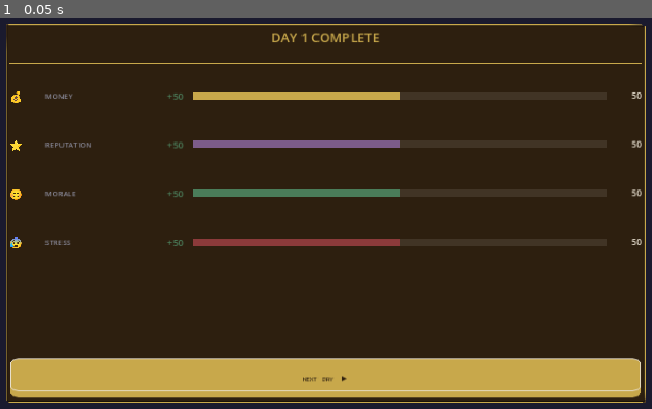
Above: before the commit, frame 1.
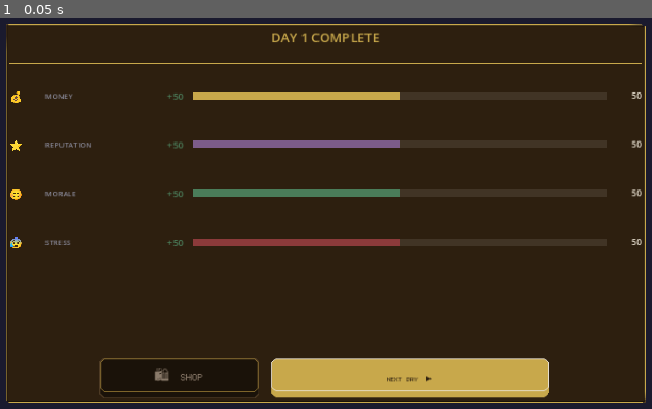
Above: after the commit, the same moment.

Repository: HPSTokki/BizLearn
Game: Godot game, scene res://scenes/analytics_scene.tscn
Two runs of this game, one before a commit and one after it. Both use one fixed random seed, a clock stepped at 60 frames per second and the inputs below. This scene is started directly instead of the project's main scene.
Inputs:
- Up to frame 1 (0.05 s): no input

The runs differ from the first frame. In frame 1, 5.7% of the frame differs, in the area x 1-99%, y 86-98%.

Commit message:
BIZLEARN UPDATE BETA v0.3.1, ADDED SHOP AND INVENTORY

Diff:
--- /dev/null
+++ b/data/items.json
@@ -0,0 +1,146 @@
+{
+  "items": [
+	{
+	  "id":          "double_shot",
+	  "name":        "Double Shot",
+	  "description": "Extra caffeine keeps you sharp. Start the day with boosted morale and reduced stress.",
+	  "icon":        "☕",
+	  "price":       15,
+	  "uses":        1,
+	  "trigger":     "passive",
+	  "effects": {
+		"morale": 10,
+		"stress": -15
+	  },
+	  "available_from_day": 1
+	},
+	{
+	  "id":          "staff_checklist",
+	  "name":        "Staff Checklist",
+	  "description": "A structured approach to daily operations boosts your reputation from the start.",
+	  "icon":        "📋",
+	  "price":       20,
+	  "uses":        1,
+	  "trigger":     "passive",
+	  "effects": {
+		"reputation": 10,
+		"morale":     5
+	  },
+	  "available_from_day": 1
+	},
+	{
+	  "id":          "stress_relief",
+	  "name":        "Stress Relief Kit",
+	  "description": "Take a moment to breathe. Significantly reduces accumulated stress before the day begins.",
+	  "icon":        "😌",
+	  "price":       20,
+	  "uses":        1,
+	  "trigger":     "passive",
+	  "effects": {
+		"stress": -25
+	  },
+	  "available_from_day": 1
+	},
+	{
+	  "id":          "market_report",
+	  "name":        "Market Report",
+	  "description": "Knowing the market gives you a financial edge heading into the day.",
+	  "icon":        "📊",
+	  "price":       25,
+	  "uses":        1,
+	  "trigger":     "passive",
+	  "effects": {
+		"money": 15
+	  },
+	  "available_from_day": 2
+	},
+	{
+	  "id":          "loyalty_card",
+	  "name":        "Loyalty Program",
+	  "description": "A pre-built loyalty system gives your reputation an immediate boost.",
+	  "icon":        "🤝",
+	  "price":       30,
+	  "uses":        1,
+	  "trigger":     "passive",
+	  "effects": {
+		"reputation": 15,
+		"money":      -5
+	  },
+	  "available_from_day": 2
+	},
+	{
+	  "id":          "team_lunch",
+	  "name":        "Team Lunch",
+	  "description": "Treating your team before the day starts sets an incredible tone for everyone.",
+	  "icon":        "🍱",
+	  "price":       25,
+	  "uses":        1,
+	  "trigger":     "passive",
+	  "effects": {
+		"morale": 20,
+		"stress": -10
+	  },
+	  "available_from_day": 2
+	},
+	{
+	  "id":          "business_book",
+	  "name":        "Business Strategy Book",
+	  "description": "Fresh insights from overnight reading give all your stats a small boost.",
+	  "icon":        "📖",
+	  "price":       35,
+	  "uses":        1,
+	  "trigger":     "passive",
+	  "effects": {
+		"money":      5,
+		"reputation": 5,
+		"morale":     5,
+		"stress":     -5
+	  },
+	  "available_from_day": 3
+	},
+	{
+	  "id":          "crisis_manual",
+	  "name":        "Crisis Manual",
+	  "description": "Preparation for the worst keeps stress low even when things get difficult.",
+	  "icon":        "🚨",
+	  "price":       40,
+	  "uses":        1,
+	  "trigger":     "passive",
+	  "effects": {
+		"stress":     -30,
+		"reputation": 5
+	  },
+	  "available_from_day": 3
+	},
+	{
+	  "id":          "premium_coffee",
+	  "name":        "Premium Blend",
+	  "description": "Serving premium coffee elevates your reputation significantly but costs more.",
+	  "icon":        "🫘",
+	  "price":       45,
+	  "uses":        1,
+	  "trigger":     "passive",
+	  "effects": {
+		"reputation": 20,
+		"money":      -10
+	  },
+	  "available_from_day": 4
+	},
+	{
+	  "id":          "investor_meeting",
+	  "name":        "Investor Prep Kit",
+	  "description": "Walking into day 5 fully prepared for big decisions gives every stat a meaningful boost.",
+	  "icon":        "💼",
+	  "price":       50,
+	  "uses":        1,
+	  "trigger":     "passive",
+	  "effects": {
+		"money":      10,
+		"reputation": 10,
+		"morale":     10,
+		"stress":     -10
+	  },
+	  "available_from_day": 5
+	}
+  ]
+}
--- /dev/null
+++ b/scenes/shop_scene.tscn
@@ -0,0 +1,6 @@
+[gd_scene format=3 uid="uid://bg2dnccfv68gj"]
+
+[ext_resource type="Script" uid="uid://c7u178vvgxylx" path="res://scripts/shop_scene.gd" id="1_r1uou"]
+
+[node name="ShopScene" type="Node2D" unique_id=962023095]
+script = ExtResource("1_r1uou")
--- a/scripts/DialogueManager.gd
+++ b/scripts/DialogueManager.gd
@@ -44,6 +44,144 @@
 var permanent_consequences: Array = []  # Phase 2D hook
 
 const SAVE_PATH = "user://savegame.cfg"
+
+# =========================================
+# ITEM / GOLD SYSTEM — add to STATE section
+# =========================================
+var gold:           int        = 50
+var inventory:      Array      = []  # list of item ids
+var items_data:     Array      = []  # loaded from items.json
+var items_used_today: Array    = []  # reset each day
+
+const GOLD_DAY_COMPLETE_BONUS  = 10
+const GOLD_GOOD_CHOICE         = 20
+const GOLD_NEUTRAL_CHOICE      = 10
+const GOLD_POOR_CHOICE         = 3
+
+# =========================================
+# ITEM LOADING
+# =========================================
+func load_items() -> void:
+	var path = "res://data/items.json"
+	var file = FileAccess.open(path, FileAccess.READ)
+	if file == null:
+		push_error("DialogueManager: Could not load items.json")
+		return
+	var json  = JSON.new()
+	var error = json.parse(file.get_as_text())
+	file.close()
+	if error != OK:
+		push_error("DialogueManager: items.json parse error")
+		return
+	items_data = json.get_data().get("items", [])
+	print("DialogueManager: Loaded ", items_data.size(), " items")
+
+func get_items_data() -> Array:
+	return items_data
+
+func get_available_items() -> Array:
+	# Returns items available for current day
+	# that player has not already purchased
+	return items_data.filter(func(item):
+		return item.get("available_from_day", 1) <= current_day \
+			and not inventory.has(item.get("id", ""))
+	)
+
+func get_inventory() -> Array:
+	return inventory
+
+func get_gold() -> int:
+	return gold
+
+# =========================================
+# GOLD EARNING
+# =========================================
+func earn_gold_from_choice(choice: Dictionary) -> void:
+	var gold_earned = choice.get("gold", GOLD_NEUTRAL_CHOICE)
+	gold += gold_earned
+	print("DialogueManager: Earned ", gold_earned, " gold. Total: ", gold)
+
+func _award_day_complete_bonus() -> void:
+	gold += GOLD_DAY_COMPLETE_BONUS
+	print("DialogueManager: Day complete bonus +", GOLD_DAY_COMPLETE_BONUS, " gold")
+
+# =========================================
+# SHOP SYSTEM
+# =========================================
+func buy_item(item_id: String) -> bool:
+	# Find item
+	var item = _get_item_by_id(item_id)
+	if item.is_empty():
+		push_error("DialogueManager: Item not found " + item_id)
+		return false
+
+	# Check already owned
+	if inventory.has(item_id):
+		push_warning("DialogueManager: Already own " + item_id)
+		return false
+
+	# Check gold
+	var price = item.get("price", 0)
+	if gold < price:
+		push_warning("DialogueManager: Not enough gold")
+		return false
+
+	# Purchase
+	gold -= price
+	inventory.append(item_id)
+	save_game()
+	print("DialogueManager: Bought ", item_id, " for ", price, " gold")
+	return true
+
+
+func apply_inventory_items() -> void:
+	# Called at start of each day
+	# Applies all passive items in inventory
+	items_used_today = []
+	for item_id in inventory:
+		var item = _get_item_by_id(item_id)
+		if item.is_empty():
+			continue
+		if item.get("trigger", "passive") == "passive":
+			_apply_item_effects(item)
+			items_used_today.append(item_id)
+
+	# Remove used items from inventory
+	for used_id in items_used_today:
+		inventory.erase(used_id)
+
+	if items_used_today.size() > 0:
+		print("DialogueManager: Applied ", items_used_today.size(), " items")
+		save_game()
+
+
+func _apply_item_effects(item: Dictionary) -> void:
+	var effects = item.get("effects", {})
+	for stat_name in effects.keys():
+		if not stats.has(stat_name):
+			continue
+		var new_value = clamp(
+			stats[stat_name] + effects[stat_name],
+			STAT_MIN,
+			STAT_MAX
+		)
+		stats[stat_name] = new_value
+		emit_signal("stats_changed", stat_name, new_value)
+	print("DialogueManager: Applied item ", item.get("name", ""))
+
+
+func _get_item_by_id(item_id: String) -> Dictionary:
+	for item in items_data:
+		if item.get("id", "") == item_id:
+			return item
+	return {}
+
+# =========================================
+# READY
+# =========================================
+
+func _ready() -> void:
+	load_items()
 
 # =========================================
 # SAVE / LOAD
@@ -56,14 +194,13 @@
 		"stats":                  stats,
 		"used_random_events":     used_random_events,
 		"permanent_consequences": permanent_consequences,
+		"gold":                   gold,        # ← ADD
+		"inventory":              inventory,   # ← ADD
 	}
 	var file = FileAccess.open(SAVE_PATH, FileAccess.WRITE)
 	if file:
 		file.store_string(JSON.stringify(save_data))
 		file.close()
-		print("DialogueManager: Game saved")
-	else:
-		push_error("DialogueManager: Could not save game")
 
 
 func load_game() -> bool:
@@ -92,6 +229,8 @@
 		"morale":     50.0,
 		"stress":     50.0
 	})
+	gold                   = data.get("gold",                   50)
+	inventory              = data.get("inventory",              [])
 	used_random_events     = data.get("used_random_events",     [])
 	permanent_consequences = data.get("permanent_consequences", [])
 
@@ -147,6 +286,7 @@
 
 		var chosen: Dictionary = choices[choice_index]
 		_apply_effects(chosen.get("effects", {}))
+		earn_gold_from_choice(chosen)
 
 		var minigame = chosen.get("minigame", null)
 		if minigame != null and minigame != "null":
@@ -194,6 +334,9 @@
 	current_branch         = "normal"
 	used_random_events     = []
 	permanent_consequences = []
+	gold                   = 50
+	inventory              = []
+	items_used_today       = []
 	stats = {
 		"money":      50.0,
 		"reputation": 50.0,
@@ -312,6 +455,7 @@
 
 
 func _on_day_end() -> void:
+	_award_day_complete_bonus()
 	var deltas = _calculate_stat_deltas()
 	current_branch = _decide_branch()
 	emit_signal("day_ended", current_day, deltas)
--- a/scripts/analytics_scene.gd
+++ b/scripts/analytics_scene.gd
@@ -52,6 +52,7 @@
 # =========================================
 # BUILD
 # =========================================
+
 func _build_canvas() -> void:
 	canvas       = CanvasLayer.new()
 	add_child(canvas)
@@ -61,7 +62,6 @@
 	bg.position  = Vector2(0, 0)
 	bg.size      = get_viewport().get_visible_rect().size
 	canvas.add_child(bg)
-
 
 func _build_ui() -> void:
 	var screen_w = get_viewport().get_visible_rect().size.x
@@ -127,15 +127,30 @@
 	spacer.size_flags_vertical = Control.SIZE_EXPAND_FILL
 	vbox.add_child(spacer)
 
+	# Button row
+	var btn_center = HBoxContainer.new()
+	btn_center.alignment             = BoxContainer.ALIGNMENT_CENTER
+	btn_center.size_flags_horizontal = Control.SIZE_EXPAND_FILL
+	btn_center.add_theme_constant_override("separation", 12)
+	vbox.add_child(btn_center)
+
+	# Shop button
+	var shop_btn = GameTheme.build_button("🛍  SHOP", false)
+	shop_btn.custom_minimum_size   = Vector2(screen_w * 0.2, GameTheme.BUTTON_H)
+	shop_btn.size_flags_horizontal = Control.SIZE_SHRINK_CENTER
+	GameTheme.connect_button(shop_btn, _on_shop_pressed)
+	btn_center.add_child(shop_btn)
+
 	# Next button
 	next_button = GameTheme.build_button(
 		"SEE FINAL RESULTS" if _current_day >= TOTAL_DAYS else "NEXT DAY  ▸",
 		true,
 		11
 	)
+	next_button.custom_minimum_size   = Vector2(screen_w * 0.35, GameTheme.BUTTON_H)
+	next_button.size_flags_horizontal = Control.SIZE_SHRINK_CENTER
 	GameTheme.connect_button(next_button, _on_next_pressed)
-	vbox.add_child(next_button)
-
+	btn_center.add_child(next_button)
 
 func _build_stat_row(
 	stat_key:  String,
@@ -222,3 +237,6 @@
 	else:
 		DialogueManager.load_next_day()
 		get_tree().change_scene_to_file("res://scenes/dialogue_scene.tscn")
+
+func _on_shop_pressed() -> void:
+	get_tree().change_scene_to_file("res://scenes/shop_scene.tscn")
--- a/scripts/choices_container.gd
+++ b/scripts/choices_container.gd
@@ -86,7 +86,6 @@
 	_current_choices = []
 	visible = false
 
-
 # =========================================
 # PRIVATE
 # =========================================
@@ -117,10 +116,8 @@
 			if saved.get("vibration", true):
 				Input.vibrate_handheld(50)  # 50ms short tap
 
-
 func _on_choices_updated(_choices: Array) -> void:
 	pass
 
-
 func _on_dialogue_updated(_speaker: String, _text: String) -> void:
 	hide_choices()
--- a/scripts/dialogue_scene.gd
+++ b/scripts/dialogue_scene.gd
@@ -288,6 +288,9 @@
 # PRIVATE
 # =========================================
 func _start_dialogue() -> void:
+	# Apply inventory items at start of each day
+	DialogueManager.apply_inventory_items()
+
 	var file_name = DialogueManager.get_day_file(
 		DialogueManager.get_current_day()
 	)
--- a/scripts/main_menu.gd
+++ b/scripts/main_menu.gd
@@ -186,6 +186,10 @@
 		continue_btn = GameTheme.build_button("▸  CONTINUE", true)
 		GameTheme.connect_button(continue_btn, _on_continue_pressed)
 		top_row.add_child(continue_btn)
+	if DialogueManager.has_save():
+		var shop_btn = GameTheme.build_button("🛍  SHOP", false)
+		GameTheme.connect_button(shop_btn, _on_shop_pressed)
+		btn_container.add_child(shop_btn)
 
 	var new_game_label = "▸  NEW GAME" if DialogueManager.has_save() \
 						 else "▸  START BUSINESS"
@@ -347,3 +351,6 @@
 
 func _on_exit_pressed() -> void:
 	get_tree().quit()
+
+func _on_shop_pressed() -> void:
+	get_tree().change_scene_to_file("res://scenes/shop_scene.tscn")
--- /dev/null
+++ b/scripts/shop_scene.gd
@@ -0,0 +1,342 @@
+extends Node
+
+# =========================================
+# REFERENCES
+# =========================================
+var canvas:       CanvasLayer   = null
+var screen_w:     float         = 0.0
+var screen_h:     float         = 0.0
+var items_grid:   GridContainer = null
+var gold_label:   Label         = null
+
+# =========================================
+# STATE
+# =========================================
+var from_scene:   String = ""  # tracks where to return to
+
+# =========================================
+# LIFECYCLE
+# =========================================
+func _ready() -> void:
+	screen_w   = get_viewport().get_visible_rect().size.x
+	screen_h   = get_viewport().get_visible_rect().size.y
+	from_scene = "analytics"  # default
+	_build_canvas()
+	_build_ui()
+
+
+# =========================================
+# BUILD
+# =========================================
+func _build_canvas() -> void:
+	canvas      = CanvasLayer.new()
+	add_child(canvas)
+
+	var bg      = ColorRect.new()
+	bg.color    = GameTheme.get_color("bg")
+	bg.position = Vector2(0, 0)
+	bg.size     = Vector2(screen_w, screen_h)
+	canvas.add_child(bg)
+
+
+func _build_ui() -> void:
+	var panel          = PanelContainer.new()
+	panel.position     = Vector2(screen_w * 0.04, screen_h * 0.04)
+	panel.size         = Vector2(screen_w * 0.92, screen_h * 0.92)
+	panel.custom_minimum_size = panel.size
+	panel.add_theme_stylebox_override("panel",
+		GameTheme.make_panel_style("dark", GameTheme.DIALOGUE_BORDER_W)
+	)
+	canvas.add_child(panel)
+
+	var vbox = VBoxContainer.new()
+	vbox.set_anchors_and_offsets_preset(Control.PRESET_FULL_RECT)
+	vbox.add_theme_constant_override("separation",    0)
+	vbox.add_theme_constant_override("margin_left",   20)
+	vbox.add_theme_constant_override("margin_right",  20)
+	vbox.add_theme_constant_override("margin_top",    16)
+	vbox.add_theme_constant_override("margin_bottom", 16)
+	panel.add_child(vbox)
+
+	# Header row
+	var header_row = HBoxContainer.new()
+	header_row.size_flags_horizontal = Control.SIZE_EXPAND_FILL
+	header_row.add_theme_constant_override("separation", 12)
+	vbox.add_child(header_row)
+
+	var title = Label.new()
+	title.text                 = "SHOP"
+	title.size_flags_horizontal = Control.SIZE_EXPAND_FILL
+	title.add_theme_color_override("font_color", GameTheme.get_color("accent"))
+	GameTheme.apply_font(title, 14)
+	header_row.add_child(title)
+
+	# Gold display
+	var gold_container = PanelContainer.new()
+	gold_container.add_theme_stylebox_override("panel",
+		GameTheme.make_panel_style("mid")
+	)
+	header_row.add_child(gold_container)
+
+	var gold_hbox = HBoxContainer.new()
+	gold_hbox.add_theme_constant_override("separation", 6)
+	gold_container.add_child(gold_hbox)
+
+	var gold_icon = Label.new()
+	gold_icon.text = "🪙"
+	GameTheme.apply_font(gold_icon, 14)
+	gold_hbox.add_child(gold_icon)
+
+	gold_label = Label.new()
+	gold_label.text = str(DialogueManager.get_gold())
+	gold_label.add_theme_color_override("font_color", GameTheme.get_color("accent"))
+	GameTheme.apply_font(gold_label, 14)
+	gold_hbox.add_child(gold_label)
+
+	# Divider
+	var divider               = ColorRect.new()
+	divider.color             = GameTheme.get_color("accent")
+	divider.custom_minimum_size = Vector2(0, 2)
+	divider.size_flags_horizontal = Control.SIZE_EXPAND_FILL
+	vbox.add_child(divider)
+
+	# Gap
+	var gap = Control.new()
+	gap.custom_minimum_size = Vector2(0, 8)
+	vbox.add_child(gap)
+
+	# Subtitle
+	var sub = Label.new()
+	sub.text = "Items apply at the start of the next day"
+	sub.horizontal_alignment = HORIZONTAL_ALIGNMENT_CENTER
+	sub.add_theme_color_override("font_color", GameTheme.get_color("dim"))
+	GameTheme.apply_font(sub, 8)
+	vbox.add_child(sub)
+
+	# Gap
+	var gap2 = Control.new()
+	gap2.custom_minimum_size = Vector2(0, 8)
+	vbox.add_child(gap2)
+
+	# Scroll container for items
+	var scroll = ScrollContainer.new()
+	scroll.size_flags_vertical   = Control.SIZE_EXPAND_FILL
+	scroll.size_flags_horizontal = Control.SIZE_EXPAND_FILL
+	vbox.add_child(scroll)
+
+	# Items grid
+	items_grid = GridContainer.new()
+	items_grid.columns = 2
+	items_grid.size_flags_horizontal = Control.SIZE_EXPAND_FILL
+	items_grid.add_theme_constant_override("h_separation", 10)
+	items_grid.add_theme_constant_override("v_separation", 10)
+	scroll.add_child(items_grid)
+
+	_build_item_cards()
+
+	# Gap
+	var gap3 = Control.new()
+	gap3.custom_minimum_size = Vector2(0, 8)
+	vbox.add_child(gap3)
+
+	# Inventory section
+	_build_inventory_section(vbox)
+
+	# Gap
+	var gap4 = Control.new()
+	gap4.custom_minimum_size = Vector2(0, 8)
+	vbox.add_child(gap4)
+
+	# Back button
+	var back_btn = GameTheme.build_button("◂  BACK", true)
+	GameTheme.connect_button(back_btn, _on_back_pressed)
+	vbox.add_child(back_btn)
+
+
+func _build_item_cards() -> void:
+	# Clear existing
+	for child in items_grid.get_children():
+		child.queue_free()
+
+	var available = DialogueManager.get_available_items()
+
+	if available.is_empty():
+		var empty_label = Label.new()
+		empty_label.text = "No items available for Day " + \
+						   str(DialogueManager.get_current_day()) + \
+						   "\nCheck back after completing more days!"
+		empty_label.horizontal_alignment = HORIZONTAL_ALIGNMENT_CENTER
+		empty_label.autowrap_mode        = TextServer.AUTOWRAP_WORD_SMART
+		empty_label.add_theme_color_override("font_color", GameTheme.get_color("dim"))
+		GameTheme.apply_font(empty_label, 9)
+		items_grid.add_child(empty_label)
+		return
+
+	for item in available:
+		items_grid.add_child(_build_item_card(item))
+
+
+func _build_item_card(item: Dictionary) -> PanelContainer:
+	var card          = PanelContainer.new()
+	card.custom_minimum_size = Vector2(0, 90)
+	card.size_flags_horizontal = Control.SIZE_EXPAND_FILL
+	card.add_theme_stylebox_override("panel",
+		GameTheme.make_panel_style("mid", 2)
+	)
+
+	var vbox = VBoxContainer.new()
+	vbox.set_anchors_and_offsets_preset(Control.PRESET_FULL_RECT)
+	vbox.add_theme_constant_override("separation",    4)
+	vbox.add_theme_constant_override("margin_left",   10)
+	vbox.add_theme_constant_override("margin_right",  10)
+	vbox.add_theme_constant_override("margin_top",    8)
+	vbox.add_theme_constant_override("margin_bottom", 8)
+	card.add_child(vbox)
+
+	# Top row — icon + name + price
+	var top_row = HBoxContainer.new()
+	top_row.add_theme_constant_override("separation", 6)
+	vbox.add_child(top_row)
+
+	var icon = Label.new()
+	icon.text = item.get("icon", "?")
+	GameTheme.apply_font(icon, 16)
+	top_row.add_child(icon)
+
+	var name_label = Label.new()
+	name_label.text                 = item.get("name", "").to_upper()
+	name_label.size_flags_horizontal = Control.SIZE_EXPAND_FILL
+	name_label.vertical_alignment   = VERTICAL_ALIGNMENT_CENTER
+	name_label.add_theme_color_override("font_color", GameTheme.get_color("text"))
+	GameTheme.apply_font(name_label, 9)
+	top_row.add_child(name_label)
+
+	var price_label = Label.new()
+	price_label.text = "🪙 " + str(item.get("price", 0))
+	price_label.add_theme_color_override("font_color", GameTheme.get_color("accent"))
+	GameTheme.apply_font(price_label, 9)
+	top_row.add_child(price_label)
+
+	# Description
+	var desc = Label.new()
+	desc.text          = item.get("description", "")
+	desc.autowrap_mode = TextServer.AUTOWRAP_WORD_SMART
+	desc.add_theme_color_override("font_color", GameTheme.get_color("dim"))
+	GameTheme.apply_font(desc, 7)
+	vbox.add_child(desc)
+
+	# Effects row
+	var effects_row = HBoxContainer.new()
+	effects_row.add_theme_constant_override("separation", 6)
+	vbox.add_child(effects_row)
+
+	var effects = item.get("effects", {})
+	for stat in effects.keys():
+		var val     = effects[stat]
+		var eff_lbl = Label.new()
+		eff_lbl.text = _stat_icon(stat) + \
+					   ("+" if val >= 0 else "") + str(val)
+		eff_lbl.add_theme_color_override("font_color",
+			GameTheme.get_color("positive") if val >= 0
+			else GameTheme.get_color("negative")
+		)
+		GameTheme.apply_font(eff_lbl, 8)
+		effects_row.add_child(eff_lbl)
+
+	# Spacer
+	var spacer = Control.new()
+	spacer.size_flags_vertical = Control.SIZE_EXPAND_FILL
+	vbox.add_child(spacer)
+
+	# Buy button
+	var can_afford  = DialogueManager.get_gold() >= item.get("price", 0)
+	var buy_btn     = GameTheme.build_button(
+		"BUY" if can_afford else "NOT ENOUGH 🪙",
+		can_afford
+	)
+	buy_btn.custom_minimum_size = Vector2(0, 32)
+	GameTheme.connect_button(buy_btn, func():
+		if DialogueManager.buy_item(item.get("id", "")):
+			gold_label.text = str(DialogueManager.get_gold())
+			_build_item_cards()
+			_refresh_inventory()
+	)
+	vbox.add_child(buy_btn)
+
+	return card
+
+
+func _build_inventory_section(vbox: VBoxContainer) -> void:
+	var inv_header = Label.new()
+	inv_header.text = "— INVENTORY —"
+	inv_header.horizontal_alignment = HORIZONTAL_ALIGNMENT_CENTER
+	inv_header.add_theme_color_override("font_color", GameTheme.get_color("accent"))
+	GameTheme.apply_font(inv_header, 9)
+	vbox.add_child(inv_header)
+
+	var inv_row = HBoxContainer.new()
+	inv_row.name = "InventoryRow"
+	inv_row.add_theme_constant_override("separation", 8)
+	inv_row.size_flags_horizontal = Control.SIZE_EXPAND_FILL
+	vbox.add_child(inv_row)
+
+	_populate_inventory_row(inv_row)
+
+
+func _populate_inventory_row(row: HBoxContainer) -> void:
+	for child in row.get_children():
+		child.queue_free()
+
+	var inventory = DialogueManager.get_inventory()
+
+	if inventory.is_empty():
+		var empty = Label.new()
+		empty.text = "No items in inventory"
+		empty.horizontal_alignment = HORIZONTAL_ALIGNMENT_CENTER
+		empty.size_flags_horizontal = Control.SIZE_EXPAND_FILL
+		empty.add_theme_color_override("font_color", GameTheme.get_color("dim"))
+		GameTheme.apply_font(empty, 8)
+		row.add_child(empty)
+		return
+
+	for item_id in inventory:
+		var item = DialogueManager._get_item_by_id(item_id)
+		if item.is_empty():
+			continue
+
+		var slot = PanelContainer.new()
+		slot.custom_minimum_size = Vector2(48, 48)
+		slot.add_theme_stylebox_override("panel",
+			GameTheme.make_panel_style("mid", 2)
+		)
+
+		var icon = Label.new()
+		icon.text                 = item.get("icon", "?")
+		icon.horizontal_alignment = HORIZONTAL_ALIGNMENT_CENTER
+		icon.vertical_alignment   = VERTICAL_ALIGNMENT_CENTER
+		icon.set_anchors_and_offsets_preset(Control.PRESET_FULL_RECT)
+		GameTheme.apply_font(icon, 18)
+		slot.add_child(icon)
+		row.add_child(slot)
+
+
+func _refresh_inventory() -> void:
+	var inv_row = canvas.find_child("InventoryRow", true, false)
+	if inv_row:
+		_populate_inventory_row(inv_row as HBoxContainer)
+
+
+func _stat_icon(stat: String) -> String:
+	match stat:
+		"money":      return "💰"
+		"reputation": return "⭐"
+		"morale":     return "😊"
+		"stress":     return "😰"
+	return "?"
+
+
+# =========================================
+# CALLBACKS
+# =========================================
+func _on_back_pressed() -> void:
+	get_tree().change_scene_to_file("res://scenes/analytics_scene.tscn")
Not shown, added: scripts/shop_scene.gd.uid
